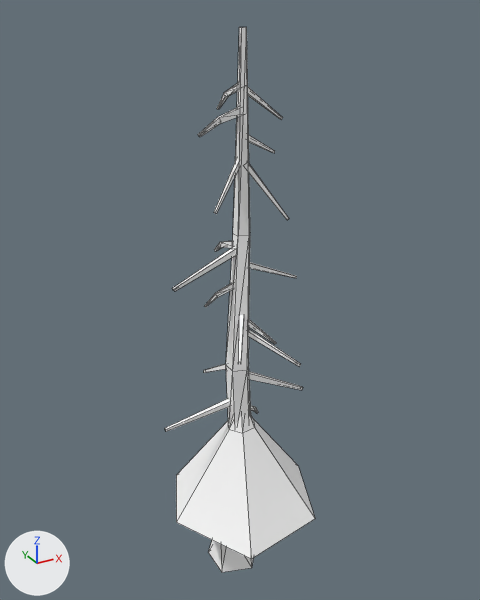
The FBX model Assets/Outsource Packages/Cartoon low poly tree/Meshes/LODs/SM_Tree_06_LOD_02.fbx: old version first, new version second.
Before and after are seen from a 50 mm lens placed at (-10.9, -19.8, 22.0), pointed at (0.2, 0.4, 11.9). Every picture has the same lights, and +X, +Y and +Z are marked at lower left. Mesh edges are drawn as thin lines. Where no turn or scale is listed for an object, it has been applied to the vertices.

The scene before the commit, as lines of its bpy script (objects in view):
```python
me_mesh = bpy.data.meshes.new('Mesh')
me_mesh.from_pydata(...)  # 205 vertices, 159 faces; spans x -3.2..3.1, y -3.0..2.9, z 0.0..21.5
me_mesh.materials.append(mat_no_name_4)  # white #ffffff
ob_tree06_lod_02 = bpy.data.objects.new('tree06_LOD_02', me_mesh)
ob_tree06_lod_02.location = (0.0, 0.0, 0.0)
```
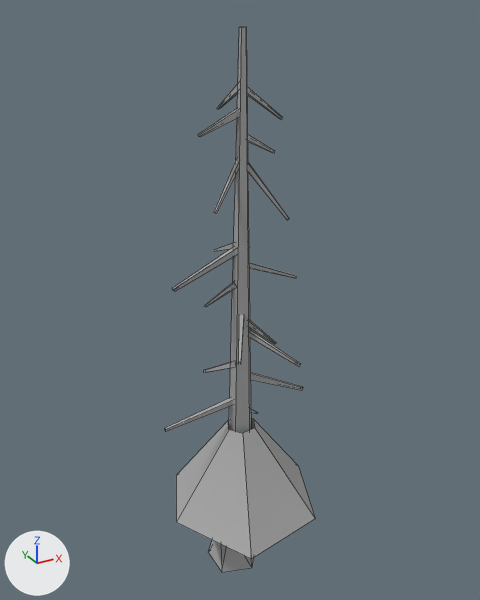
Where the change shows, as pixel boxes (x1, y1, x2, y2) in the pictures (480 x 600 px):
```json
{"part": 1, "of": "me_mesh", "change": "cut back", "before": [198, 27, 258, 433], "after": [198, 27, 258, 433]}
{"part": 2, "of": "me_mesh", "change": "recoloured", "before": [165, 27, 315, 572], "after": [165, 27, 315, 572], "on screen": "white to grey"}
```

The change, as JSON lines over the scene's bpy script:
```json
{"op": "add", "block": "mat_standardsurface1", "code": ["mat_standardsurface1 = principled_material('standardSurface1')", "mat_standardsurface1.base_color = (0.4, 0.4, 0.4)  # grey #aaaaaa"]}
{"block": "me_mesh", "where": "# used by ob_tree06_lod_02; location = (0.0, 0.0, 0.0)"}
{"op": "remove", "block": "me_mesh", "code": "me_mesh.from_pydata(...)  # 205 vertices, 159 faces; spans x -3.2..3.1, y -3.0..2.9, z 0.0..21.5"}
{"op": "add", "block": "me_mesh", "code": "me_mesh.from_pydata(...)  # 169 vertices, 77 faces; spans x -3.2..3.1, y -3.0..2.9, z 0.0..21.5"}
{"block": "me_mesh", "change": "me_mesh part 1"}
{"block": "me_mesh", "change": "36 vertices are removed from x -0.9..0.9, y -0.5..1.2, z 6.9..19.4"}
{"block": "me_mesh", "change": "102 faces are deleted"}
{"block": "me_mesh", "change": "20 new faces join them"}
{"block": "me_mesh", "change": "me_mesh part 2: 57 faces spanning x -3.2..3.1, y -3.0..2.9, z 0.0..21.5 switch from mat_no_name_4 (white #ffffff) to mat_standardsurface1 (grey #aaaaaa)"}
```
